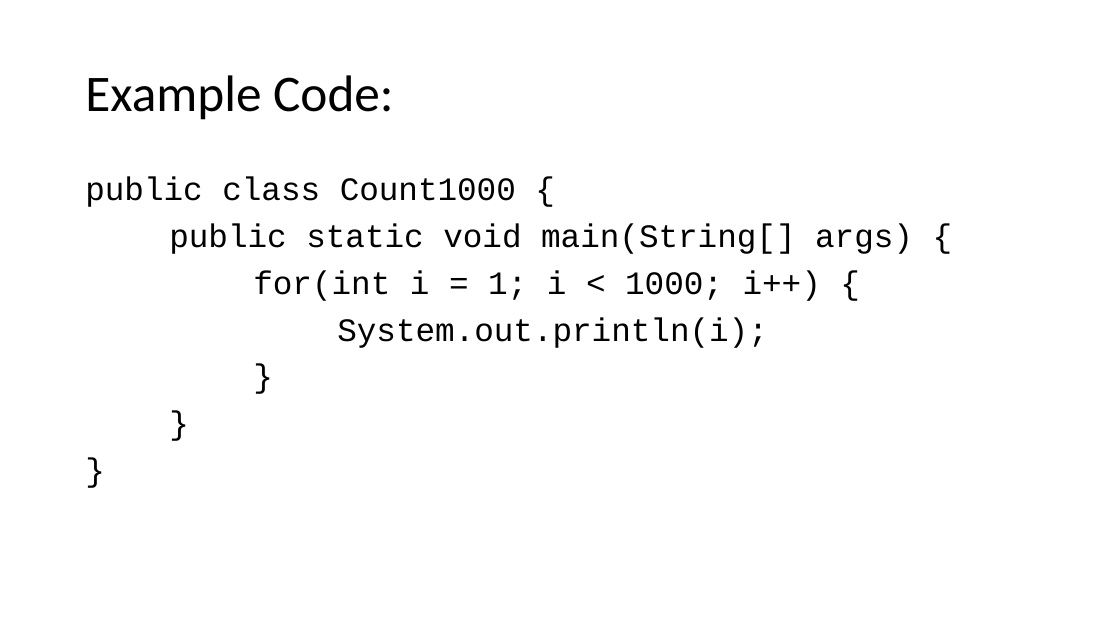
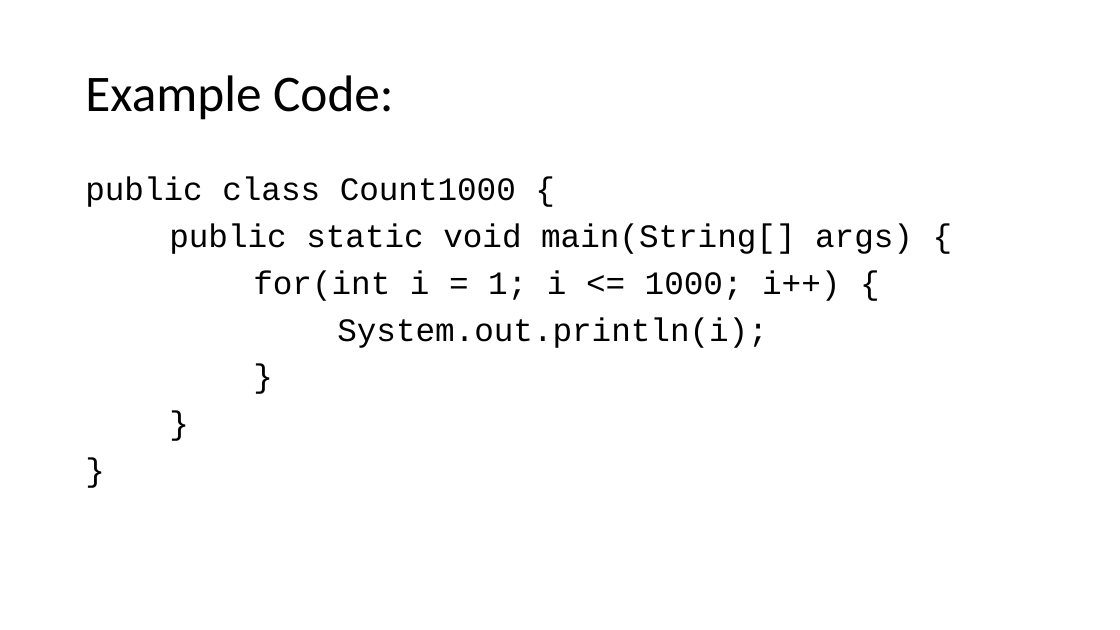
Before and after one commit to TEALSK12/apcsa-public, a slide deck: slide 50 of curriculum/Unit2/Unit2.pptx. Drawn at 1120x630 pixels with LibreOffice and Linux fonts; fonts in the diff are those of the drawing. Boxes give left, top, right and bottom in pixels: in the first picture for what was removed or moved away, otherwise in the second. Text is boxed around its words. In the diff, an @@ line names an element or a change of style, - is before the commit and + after.

Commit message:
Fix Slide 50 <=

```diff
--- a/curriculum/Unit2/Unit2.pptx
+++ b/curriculum/Unit2/Unit2.pptx
@@ text at [253, 270, 840, 301]: text changed @@
-for(int i = 1; i < 1000; i++) {
+for(int i = 1; i <= 1000; i++) {
```
